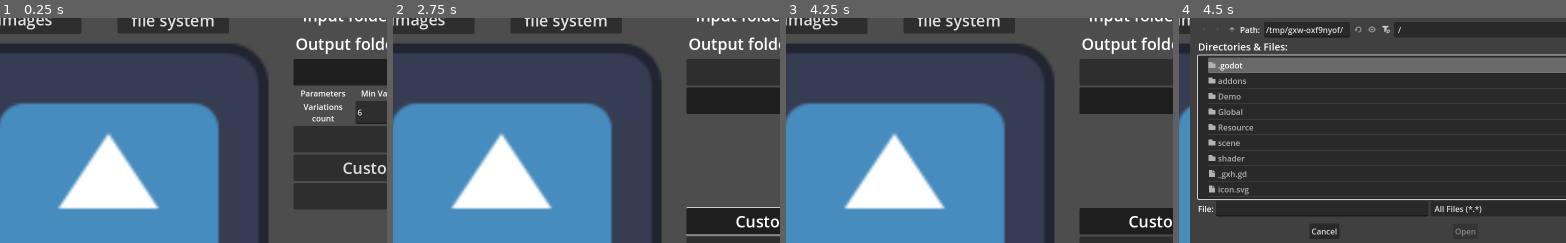
Above: before the commit, frames 1-4 (left to right).
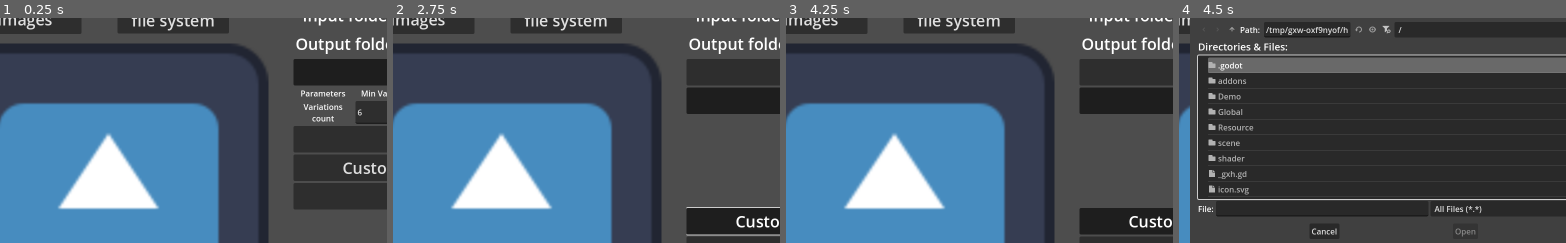
Above: after the commit, the same moments.

Repository: curiosity29/augmentshader
Game: Godot game, scene res://scene/main_scene.tscn
Same seed, same stepped clock (60 frames per second), same inputs: the game is played once before the commit and once after it. The engine's default icon, where the game draws it, is replaced by a stand-in: a white triangle on a blue panel in a dark square.
Inputs (mouse positions are % of the whole screen's width and height, from its top left):
- Up to frame 1 (0.25 s): no input
- Up to frame 2 (2.75 s): click (72, 9) at 0.52 s; type "12" at 0.6 s; click (72, 16) at 0.75 s; type "12" at 0.83 s; click (72, 22) at 0.98 s; type "12" at 1.07 s; click (72, 28) at 1.27 s; type "12" at 1.35 s; click (72, 34) at 1.5 s; type "12" at 1.58 s; click (72, 41) at 1.73 s; type "12" at 1.82 s; click (72, 47) at 2.02 s; type "12" at 2.1 s; click (72, 53) at 2.25 s; type "12" at 2.33 s
- Up to frame 3 (4.25 s): click "START AUGMENTING" at 2.75 s; click "START AUGMENTING" at 3.5 s
- Up to frame 4 (4.5 s): click "Pick from file system" at 4.25 s
The pictures show only the part of the screen within x 7-57%, y 10-60%; the shares and areas given below are measured in that part.

Frames 1-3 are identical in both runs. In frame 4, less than 0.1% of the frame differs, in the area x 42-58%, y 3-7%.
Error in both runs: Invalid assignment of property or key 'current_value' with value of type 'Nil' on a base object of type 'HBoxContainer (FloatArgModifier)'. (res://scene/templa…

Commit message:
change dumps

Diff:
--- a/scene/template/shader_setting_template.gd
+++ b/scene/template/shader_setting_template.gd
@@ -65,23 +65,23 @@
 		var arg_nodes: Array[FloatArgModifier] = []
 		var arg_name: String = property["name"]
 		match property.type:
-			2:	# int
+			TYPE_INT:	# int
 				arg_nodes = setup_float_arg(int_arg_scene, property, 1)
-			3:	# float
+			TYPE_FLOAT:	# float
 				arg_nodes = setup_float_arg(float_arg_scene, property, 1)
-			5:	# vec2
+			TYPE_VECTOR2:	# vec2
 				arg_nodes = setup_float_arg(float_arg_scene, property, 2)
-			6:	#ivec2
+			TYPE_VECTOR2I:	#ivec2
 				arg_nodes = setup_float_arg(int_arg_scene, property, 2)
-			9:	#vec3
+			TYPE_VECTOR3:	#vec3
 				arg_nodes = setup_float_arg(float_arg_scene, property, 3)
-			10:	#ivec3
+			TYPE_VECTOR3I:	#ivec3
 				arg_nodes = setup_float_arg(int_arg_scene, property, 3)
-			12:	#vec4
+			TYPE_VECTOR4:	#vec4
 				arg_nodes = setup_float_arg(float_arg_scene, property, 4)
-			13:	#ivec4
+			TYPE_VECTOR4I:	#ivec4
 				arg_nodes = setup_float_arg(int_arg_scene, property, 4)
-			20:	#color -> vec3 or vec4
+			TYPE_COLOR:	#color -> vec3 or vec4
 				if property["hint"] == 21:
 					arg_nodes = setup_float_arg(float_arg_scene, property, 3)
 				else:
@@ -149,34 +149,86 @@
 		for arg_name in args_metadata:
 			var arg_metadata: Dictionary = args_metadata[arg_name]
 			match arg_metadata["type"]:
-				2:
-					arg_modifier = arg_metadata["arg_nodes"][0]
-					result[arg_name] = [arg_modifier.min_value, arg_modifier.max_value]
-				3:
-					arg_modifier = arg_metadata["arg_nodes"][0]
-					result[arg_name] = [arg_modifier.min_value, arg_modifier.max_value]
-				9:
-					var min_value: Vector3
-					var max_value: Vector3
-					arg_modifier = arg_metadata["arg_nodes"][0]
-					min_value.x = arg_modifier.min_value
-					max_value.x = arg_modifier.max_value
-
-					arg_modifier = arg_metadata["arg_nodes"][1]
-					min_value.y = arg_modifier.min_value
-					max_value.y = arg_modifier.max_value
-
-					arg_modifier = arg_metadata["arg_nodes"][2]
-					min_value.z = arg_modifier.min_value
-					max_value.z = arg_modifier.max_value
-
-					result[arg_name] = [min_value, max_value]
+				TYPE_INT:
+					result[arg_name] = get_modifier_value_range(arg_modifier, arg_metadata, 1)
+					#arg_modifier = arg_metadata["arg_nodes"][0]
+					#result[arg_name] = [arg_modifier.min_value, arg_modifier.max_value]
+				TYPE_FLOAT:
+					result[arg_name] = get_modifier_value_range(arg_modifier, arg_metadata, 1)
+					#arg_modifier = arg_metadata["arg_nodes"][0]
+					#result[arg_name] = [arg_modifier.min_value, arg_modifier.max_value]
+				TYPE_VECTOR3:
+					result[arg_name] = get_modifier_value_range(arg_modifier, arg_metadata, 3)
+					#var min_value: Vector3
+					#var max_value: Vector3
+					#arg_modifier = arg_metadata["arg_nodes"][0]
+					#min_value.x = arg_modifier.min_value
+					#max_value.x = arg_modifier.max_value
+					#
+					#arg_modifier = arg_metadata["arg_nodes"][1]
+					#min_value.y = arg_modifier.min_value
+					#max_value.y = arg_modifier.max_value
+					#
+					#arg_modifier = arg_metadata["arg_nodes"][2]
+					#min_value.z = arg_modifier.min_value
+					#max_value.z = arg_modifier.max_value
+					#
+					#result[arg_name] = [min_value, max_value]
 				_:
 					continue
 		#for arg_modifier in args_container.get_children():
 			#if not (arg_modifier is FloatArgModifier): continue
 			#match arg_metadata[arg]
 		return result
+
+func get_modifier_value_range(arg_modifier: FloatArgModifier, arg_metadata, count: int = 1) -> Array:
+	var range_min
+	var range_max
+	match count:
+		1:
+			pass
+		2:
+			range_min = Vector2.ZERO
+			range_max = Vector2.ZERO
+		3:
+			range_min = Vector3.ZERO
+			range_max = Vector3.ZERO
+		4:
+			range_min = Vector4.ZERO
+			range_max = Vector4.ZERO
+	#var arg_range: Array
+	if count == 1:
+		arg_modifier = arg_metadata["arg_nodes"][0]
+		return [arg_modifier.min_value, arg_modifier.max_value]
+	else:
+		for arg_index in range(count):
+			arg_modifier = arg_metadata["arg_nodes"][arg_index]
+			range_min[vector_prop_name[arg_index]] = arg_modifier.min_value
+			range_max[vector_prop_name[arg_index]] = arg_modifier.max_value
+
+		return [range_min, range_max]
+
+func get_modifier_value_current(arg_modifier: FloatArgModifier, arg_metadata, count: int = 1):
+	var current_value
+	match count:
+		1:
+			pass
+		2:
+			current_value = Vector2.ZERO
+		3:
+			current_value = Vector3.ZERO
+		4:
+			current_value = Vector4.ZERO
+	#var arg_range: Array
+	if count == 1:
+		arg_modifier = arg_metadata["arg_nodes"][0]
+		return arg_modifier.current_value
+	else:
+		for arg_index in range(count):
+			arg_modifier = arg_metadata["arg_nodes"][arg_index]
+			current_value[vector_prop_name[arg_index]] = arg_modifier.current_value
+
+		return current_value
 
 var shader_parameters_current: Dictionary:
 	get:
@@ -185,13 +237,13 @@
 		for arg_name in args_metadata:
 			var arg_metadata: Dictionary = args_metadata[arg_name]
 			match arg_metadata["type"]:
-				2:
+				TYPE_INT:
 					arg_modifier = arg_metadata["arg_nodes"][0]
 					result[arg_name] = arg_modifier.current_value
-				3:
+				TYPE_FLOAT:
 					arg_modifier = arg_metadata["arg_nodes"][0]
 					result[arg_name] = arg_modifier.current_value
-				9:
+				TYPE_VECTOR3:
 					var current_value: Vector3
 					arg_modifier = arg_metadata["arg_nodes"][0]
 					current_value.x = arg_modifier.current_value
--- a/shader/material/augmentUI.tres
+++ b/shader/material/augmentUI.tres
@@ -4,8 +4,8 @@
 
 [resource]
 shader = ExtResource("1_d6bya")
+shader_parameter/contrast = 1.0
+shader_parameter/gamma = 1.0
 shader_parameter/blur_radius = 0
-shader_parameter/middle_mult = 5.0
-shader_parameter/gamma = 1.0
+shader_parameter/blur_middle_mult = 1.0
 shader_parameter/hsv_offset = Vector3(0, 0, 0)
-shader_parameter/contrast = 1.0
